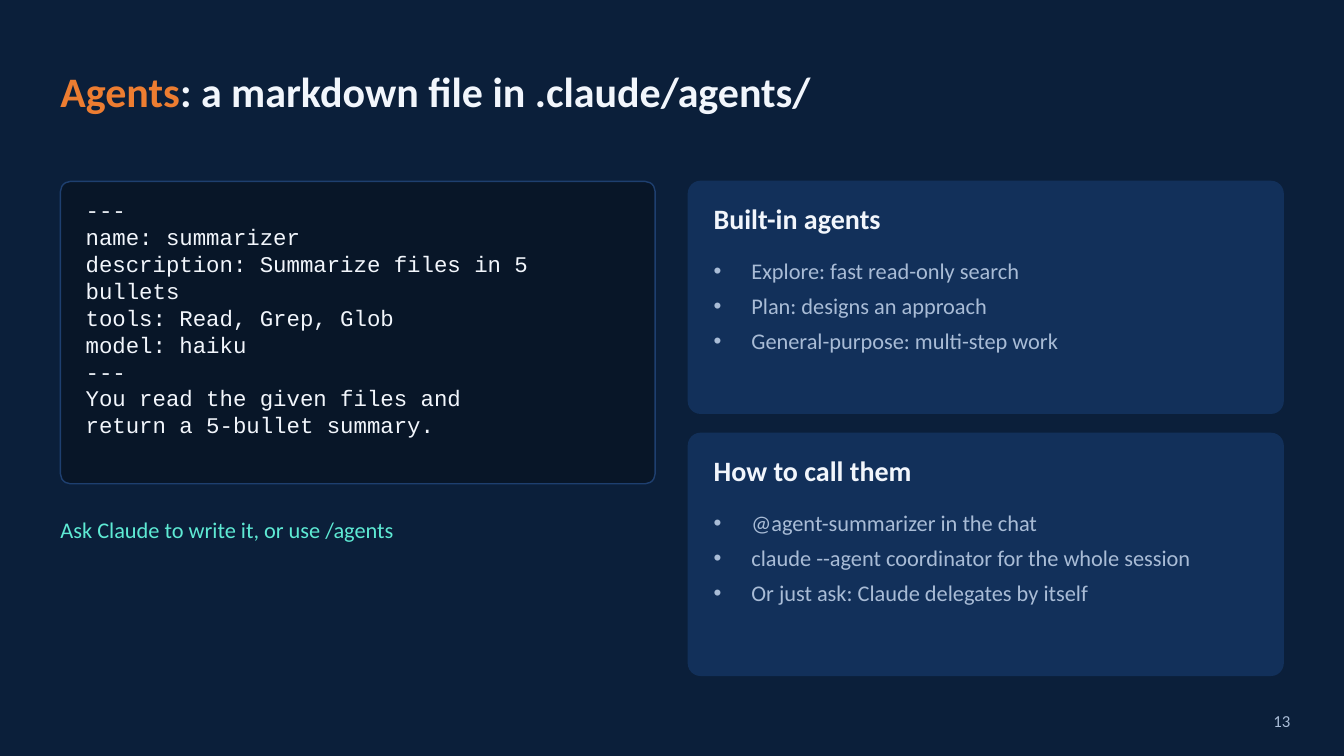
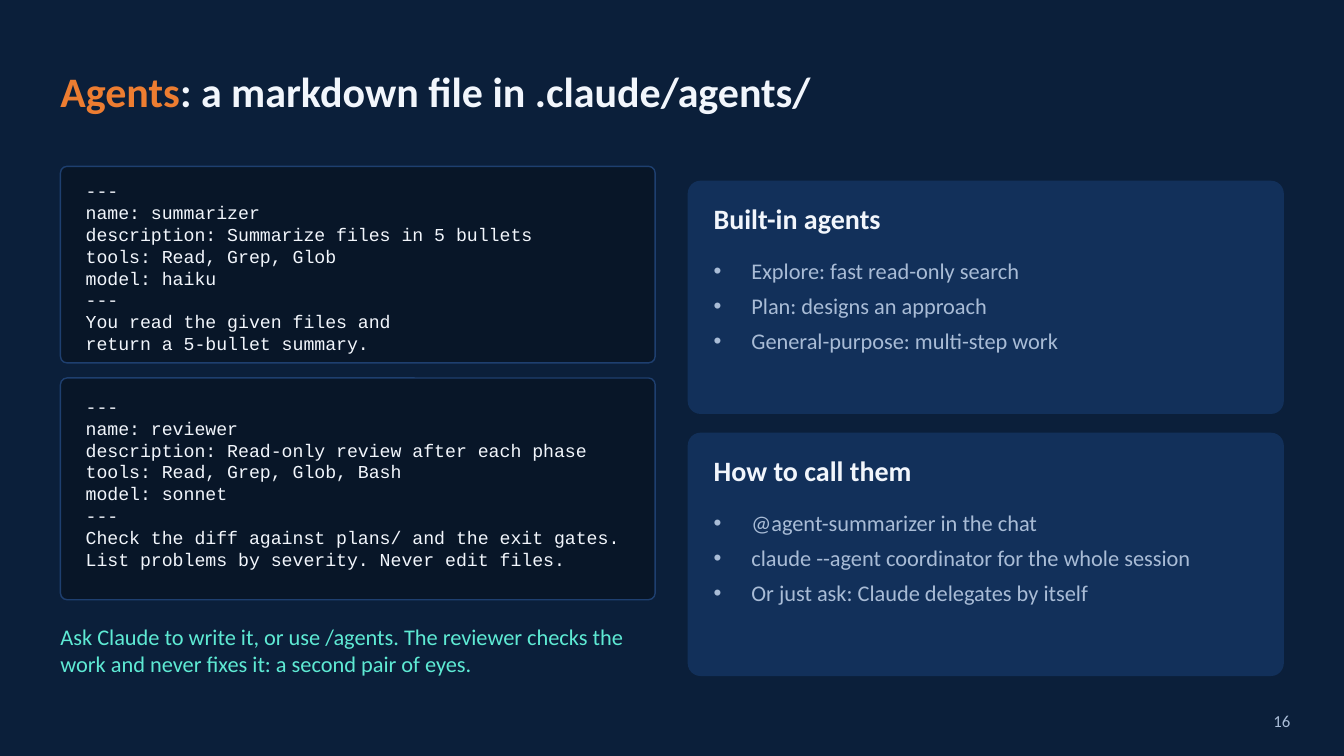
Before and after one commit to HinePo/ai-agent-learning-path, a slide deck: slide 16 of resources/claude_code_vscode_tricks.pptx (slide 13 before the commit). Drawn at 1344x756 pixels with LibreOffice and Linux fonts; fonts in the diff are those of the drawing. Boxes give left, top, right and bottom in pixels: in the first picture for what was removed or moved away, otherwise in the second. Text is boxed around its words. In the diff, an @@ line names an element or a change of style, - is before the commit and + after.

```diff
--- a/resources/claude_code_vscode_tricks.pptx
+++ b/resources/claude_code_vscode_tricks.pptx
@@ rounded rectangle: place and size @@
-rounded rectangle at bbox=[60, 181, 655, 484]
+rounded rectangle at bbox=[60, 166, 655, 363]
@@ text "---": place and size @@
-text "---" at bbox=[86, 229, 527, 438]
+text "---" at bbox=[86, 206, 532, 354]
@@ text "---" at bbox=[86, 206, 532, 354]: size 16 to 13 pt @@
@@ rounded rectangle added at bbox=[60, 378, 655, 600], fill #081628, outline #1E3F6F 1 pt @@
@@ text added at bbox=[86, 422, 619, 570], 13 pt, text #F2F6FC @@
+---
+name: reviewer
+description: Read-only review after each phase
+tools: Read, Grep, Glob, Bash
+model: sonnet
+---
+Check the diff against plans/ and the exit gates.
+List problems by severity. Never edit files.
@@ text at bbox=[60, 629, 623, 676]: text changed @@
-Ask Claude to write it, or use /agents
+Ask Claude to write it, or use /agents. The reviewer checks the work and never fixes it: a second pair of eyes.
@@ page number at bbox=[1273, 715, 1290, 727]: text changed @@
-13
+16
```
Also in this commit, not shown: 14 other slides changed, 3 slides added, 2 other files.
